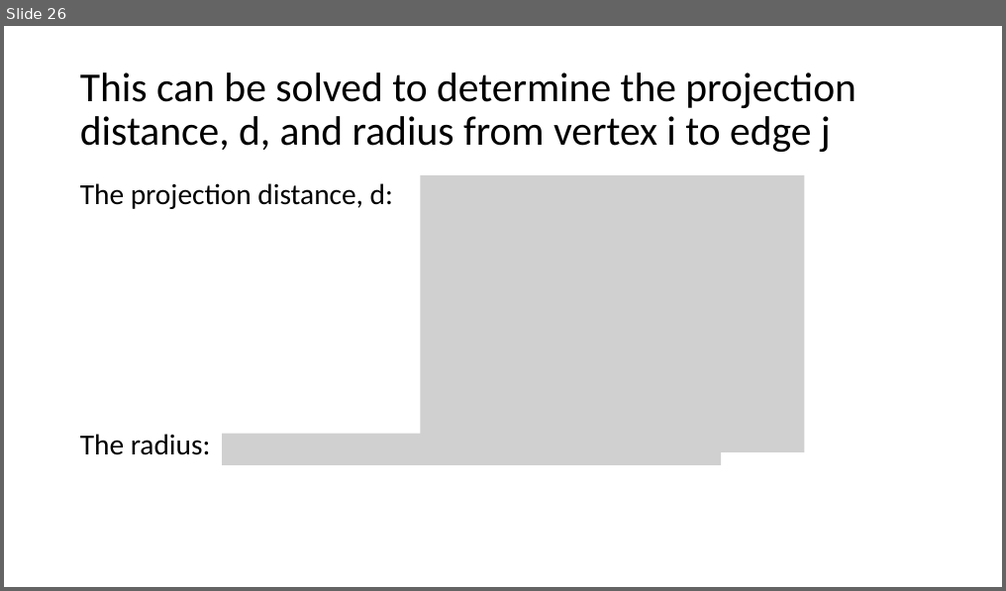
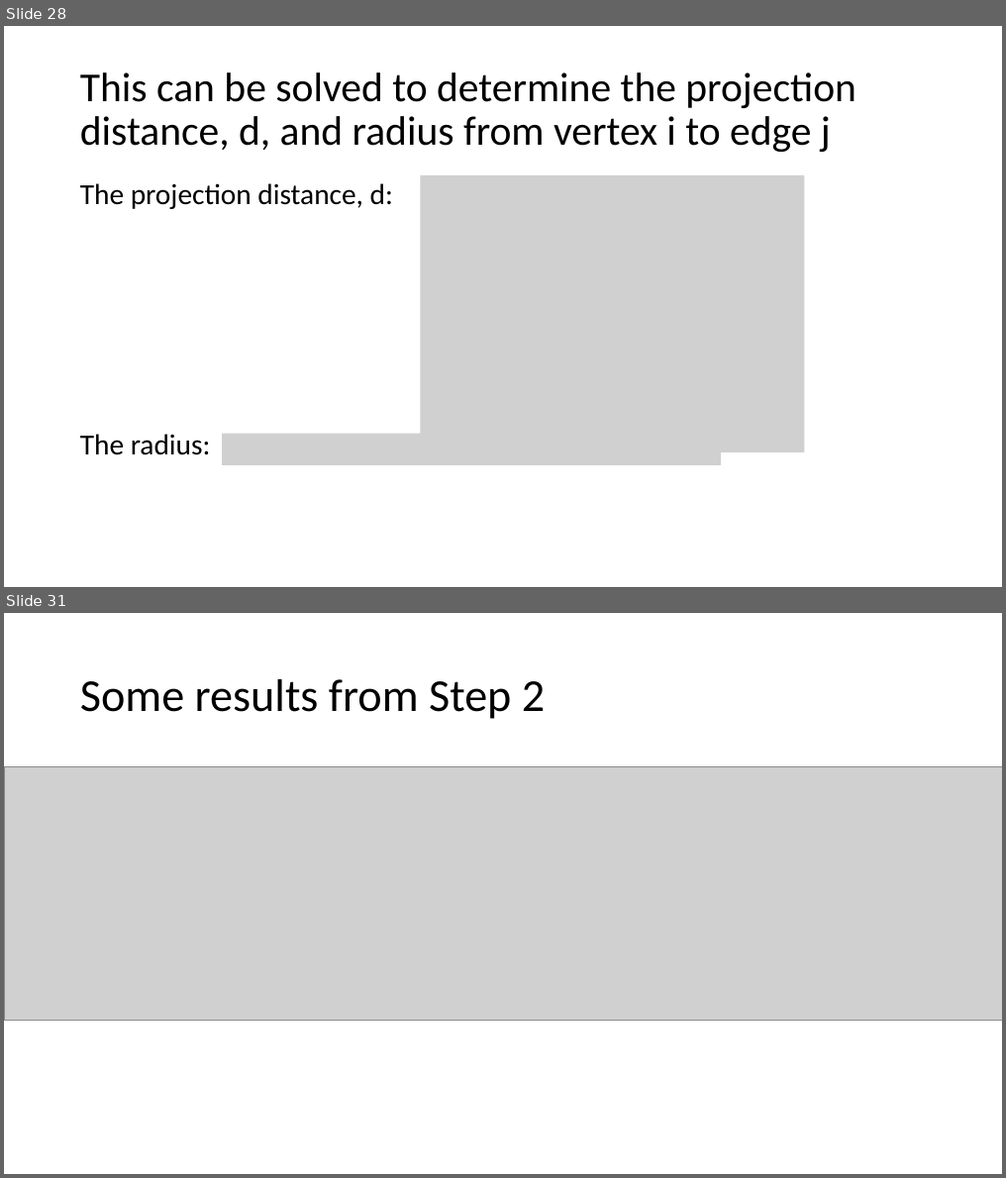
Before and after one commit to ivsg-psu/ivsg-psu-PathPlanning_MapTools_VertexSkeleton, a slide deck: Documents/VertexSkeletonClassLibrary.pptx. Shown one above the other, each under a label of ours: slide 26 before the commit, slides 28 and 31 after it; the slides between them are not shown. The pictures are 1006x591 and 1006x1178 pixels, drawn with LibreOffice and Linux fonts; fonts in the diff are those of the drawing; grey boxes stand for pictures. Boxes give left, top, right and bottom in pixels: in the first picture for what was removed or moved away, otherwise in the second. Text is boxed around its words. In the diff, an @@ line names an element or a change of style, - is before the commit and + after.

```diff
--- a/Documents/VertexSkeletonClassLibrary.pptx
+++ b/Documents/VertexSkeletonClassLibrary.pptx
@@ slide 31 added at box(4, 613, 1002, 1174), background #FFFFFF @@
@@ title added at box(80, 679, 545, 719), 44 pt, text #000000 @@
+Some results from Step 2
@@ picture added at box(4, 767, 1002, 1021) @@
@@ what was slide 26 is now slide 28 @@
```
Also in this commit, not shown: 2 slides changed, 3 other slides added, 1 slide removed, 8 other files.
